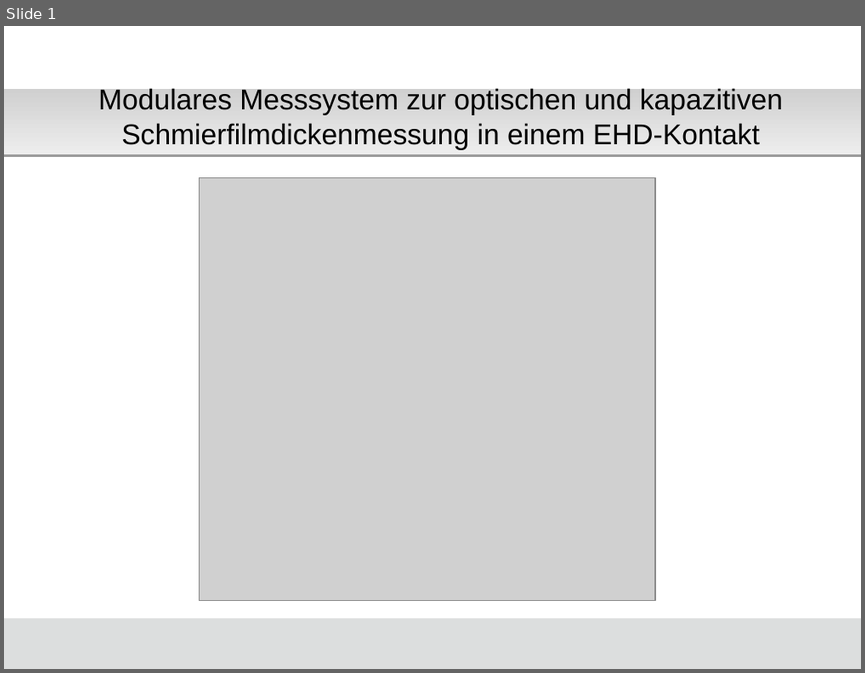
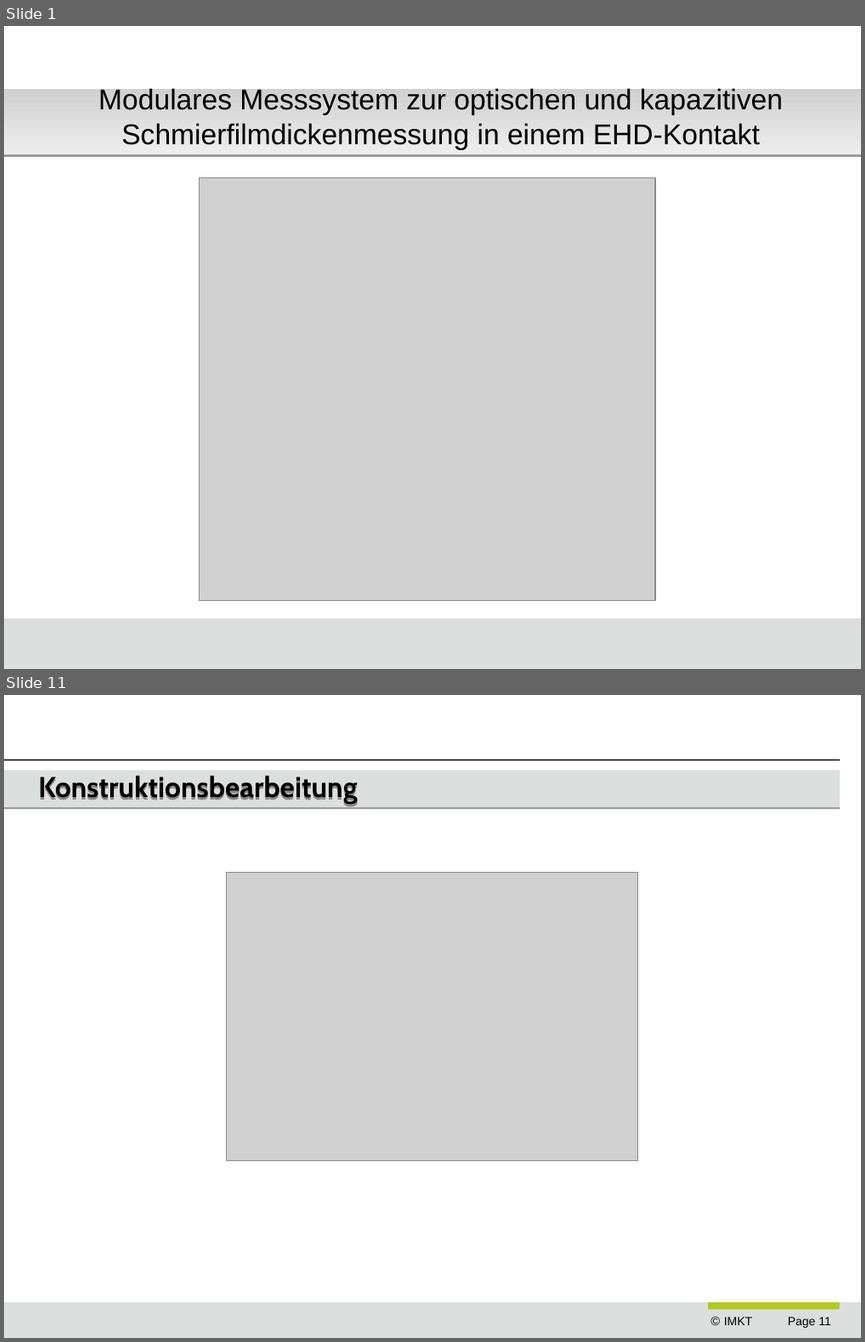
Before and after one commit to ngocminhdao88/dao_masterarbeit, a slide deck: presentations/dao_end_prezi.odp. Shown one above the other, each under a label of ours: slide 1 before the commit, slides 1 and 11 after it; the slides between them are not shown. The pictures are 865x673 and 865x1342 pixels, drawn with LibreOffice and Linux fonts; fonts in the diff are those of the drawing; grey boxes stand for pictures; background and template pictures are left out. Boxes give left, top, right and bottom in pixels: in the first picture for what was removed or moved away, otherwise in the second. Text is boxed around its words. In the diff, an @@ line names an element or a change of style, - is before the commit and + after.

Commit message:
added some picture to the end presentation

```diff
--- a/presentations/dao_end_prezi.odp
+++ b/presentations/dao_end_prezi.odp
@@ slide 11 added at <box>4,695,861,1338</box>, background #FFFFFF; not listed: 4 template elements that a slide beside it also shows @@
@@ title added at <box>38,776,357,806</box>, 24 pt, text #000000, bold @@
+Konstruktionsbearbeitung
@@ picture added at <box>227,873,638,1160</box> @@
@@ rectangle added at <box>709,1302,840,1309</box>, fill #B1C91F @@
@@ text added at <box>703,1309,740,1332</box>, 10.5 pt, text #000000 @@
+©
@@ text added at <box>724,1316,752,1325</box>, 10 pt, text #000000 @@
+IMKT
```
Also in this commit, not shown: 18 slides changed, 3 other slides added, 2 slides removed, 3 other files.
